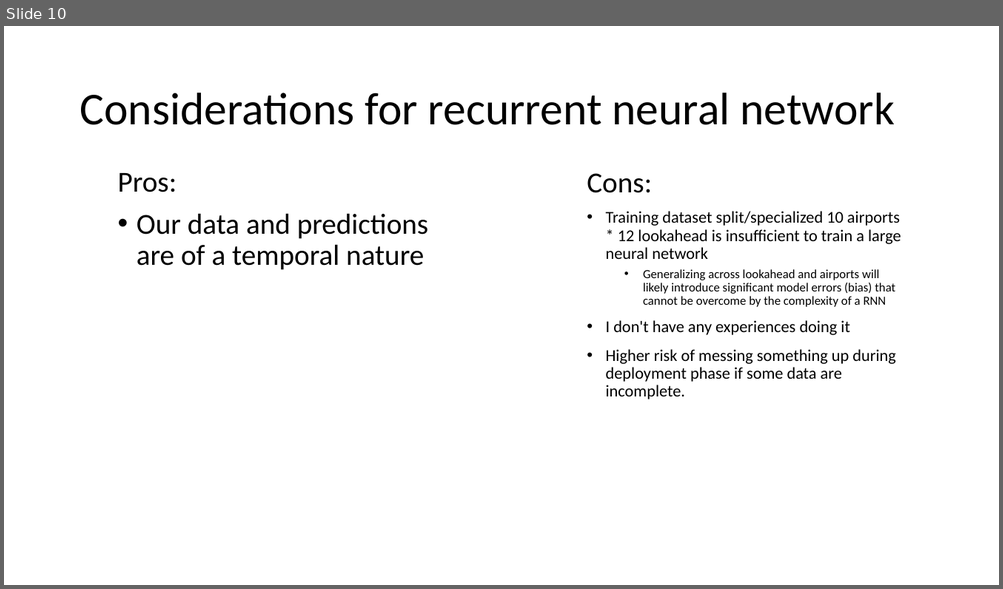
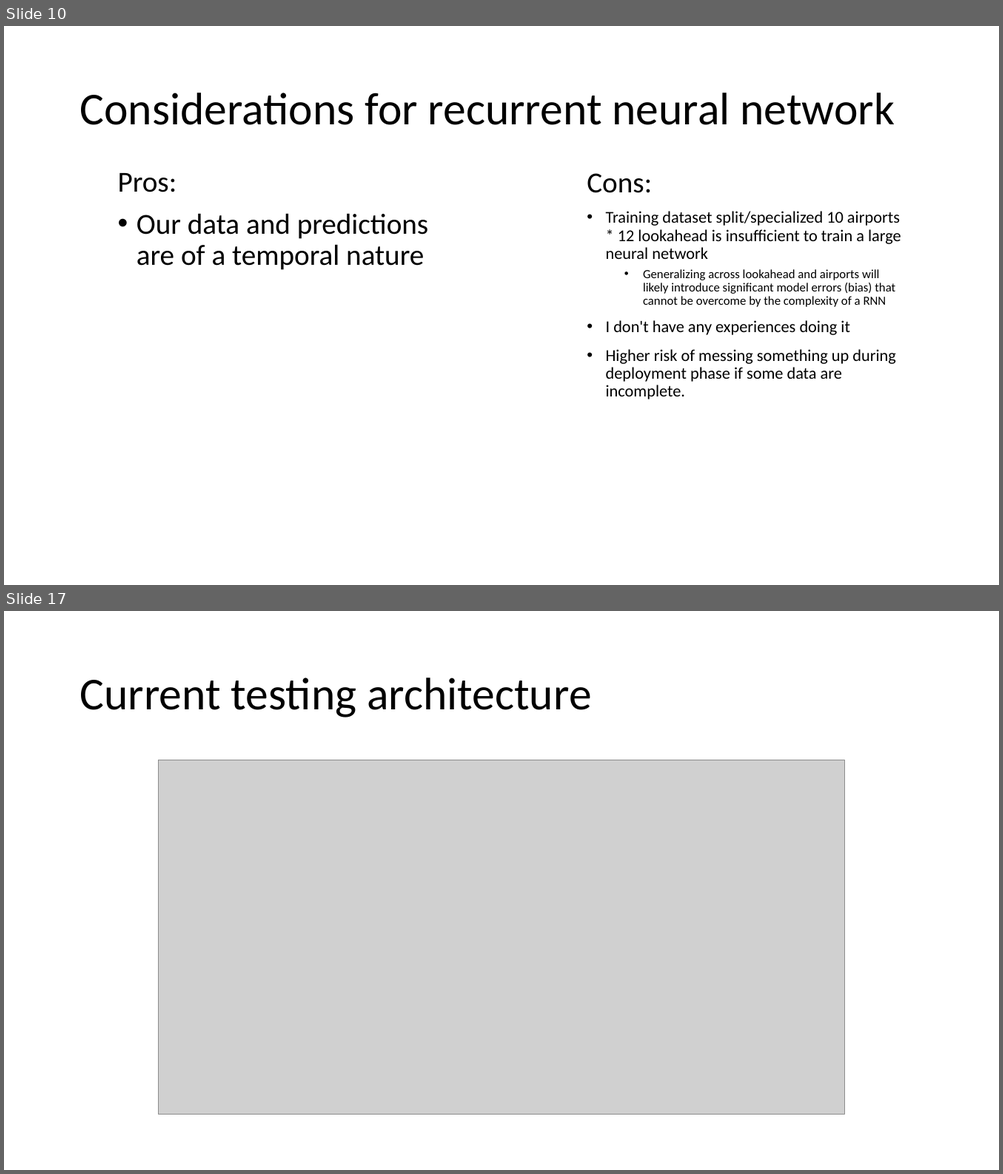
Before and after one commit to Pennswood/runway-project-private, a slide deck: weather for predicting airport configuration.pptx. Shown one above the other, each under a label of ours: slide 10 before the commit, slides 10 and 17 after it; the slides between them are not shown. The pictures are 1003x589 and 1003x1174 pixels, drawn with LibreOffice and Linux fonts; fonts in the diff are those of the drawing; grey boxes stand for pictures. Boxes give left, top, right and bottom in pixels: in the first picture for what was removed or moved away, otherwise in the second. Text is boxed around its words. In the diff, an @@ line names an element or a change of style, - is before the commit and + after.

```diff
--- a/weather for predicting airport configuration.pptx
+++ b/weather for predicting airport configuration.pptx
@@ slide 17 added at (4, 611, 999, 1170), background #FFFFFF @@
@@ title added at (79, 678, 591, 718), 44 pt, text #000000 @@
+Current testing architecture
@@ picture added at (159, 760, 845, 1116) @@
```
Also in this commit, not shown: 1 slide changed, 10 other slides added.
